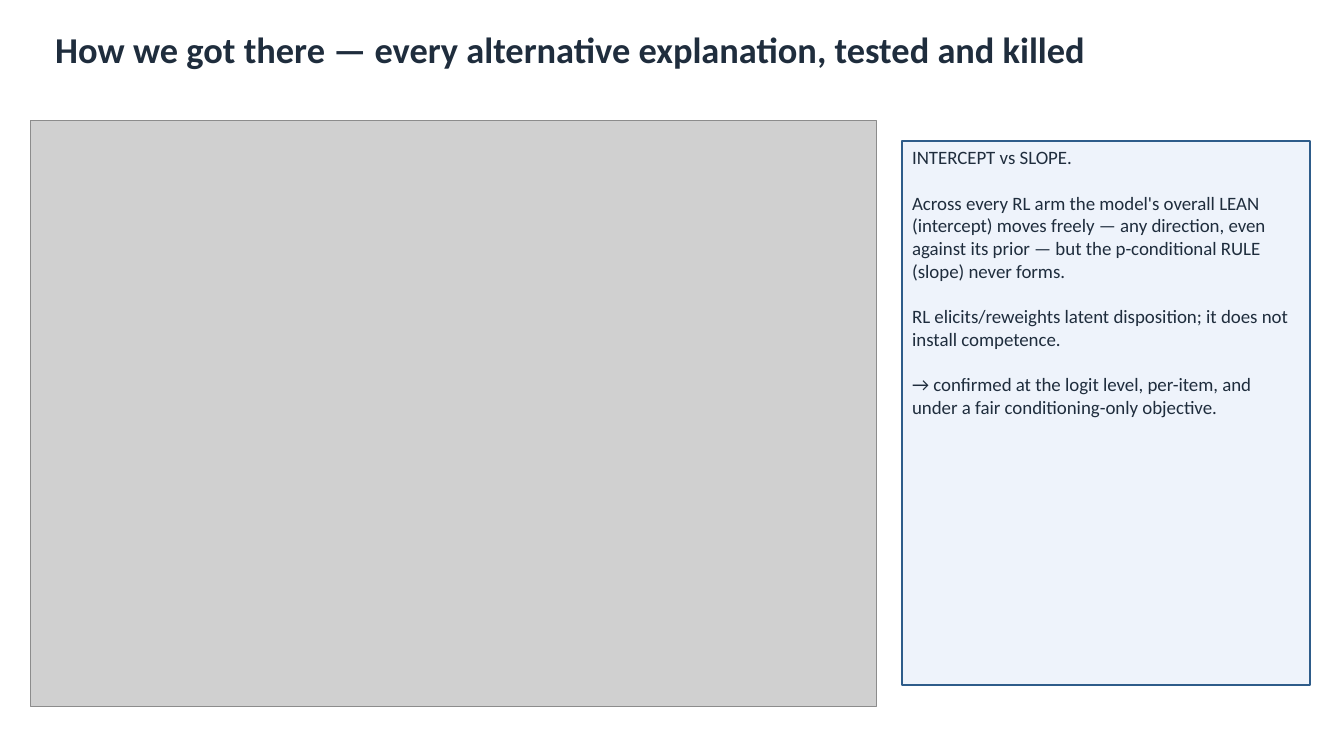
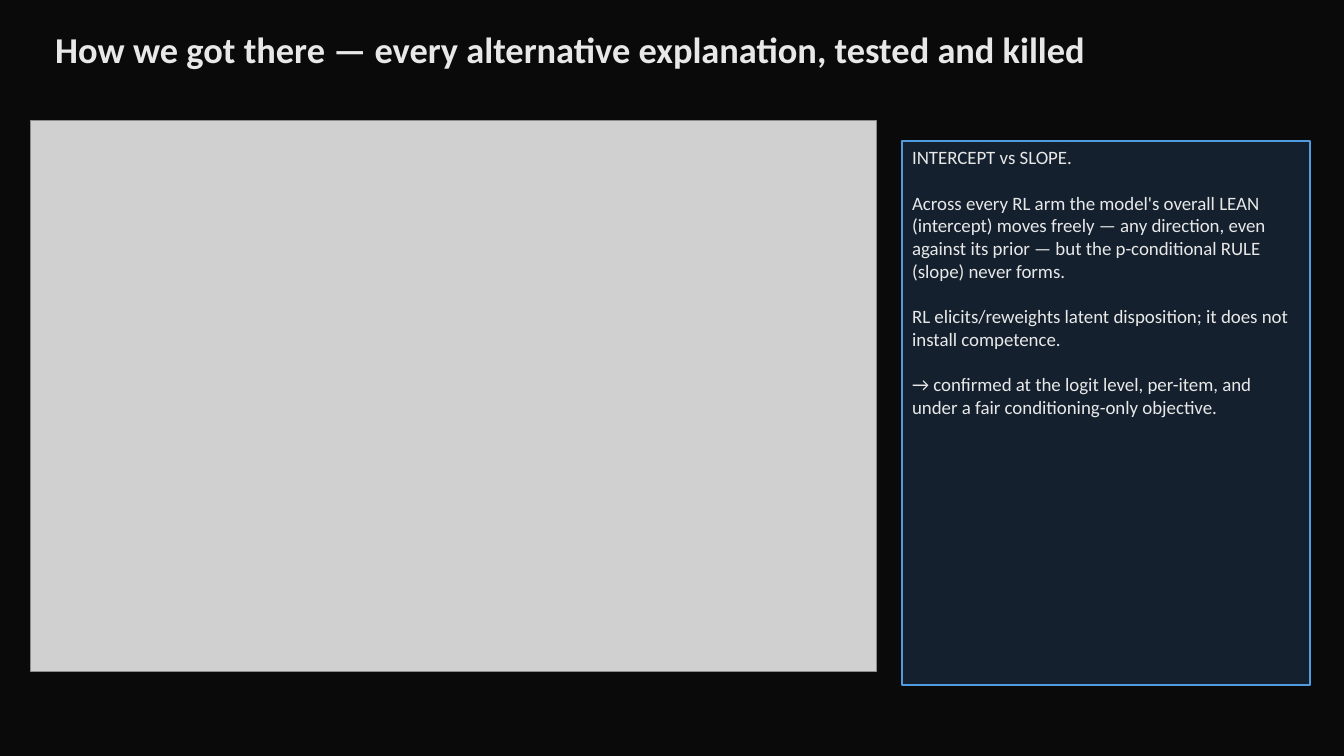
Before and after one commit to ukc10014/kanad_dt_rl, a slide deck: slide 3 of newcomb_deck.pptx (slide 2 before the commit). Drawn at 1344x756 pixels with LibreOffice and Linux fonts; fonts in the diff are those of the drawing; grey boxes stand for pictures. Boxes give left, top, right and bottom in pixels: in the first picture for what was removed or moved away, otherwise in the second. Text is boxed around its words. In the diff, an @@ line names an element or a change of style, - is before the commit and + after.

```diff
--- a/newcomb_deck.pptx
+++ b/newcomb_deck.pptx
@@ background #FFFFFF to #0A0A0A @@
@@ text "How we got there — ..." at [55,37,1085,69]: text colour #1F2D3D to #E8E8E8 @@
@@ picture: place and size @@
-picture at [30,121,877,707]
+picture at [30,121,877,671]
@@ rectangle "INTERCEPT vs SLOPE. Across every ..." at [902,141,1311,686]: text colour #1F2D3D to #E8E8E8; fill #EEF3FB to #14202E; outline #2E5C8A 1.5 pt to #4F9DE0 1.5 pt @@
```
Also in this commit, not shown: 6 other slides changed, 2 slides added, 1 slide removed, 5 other files.
